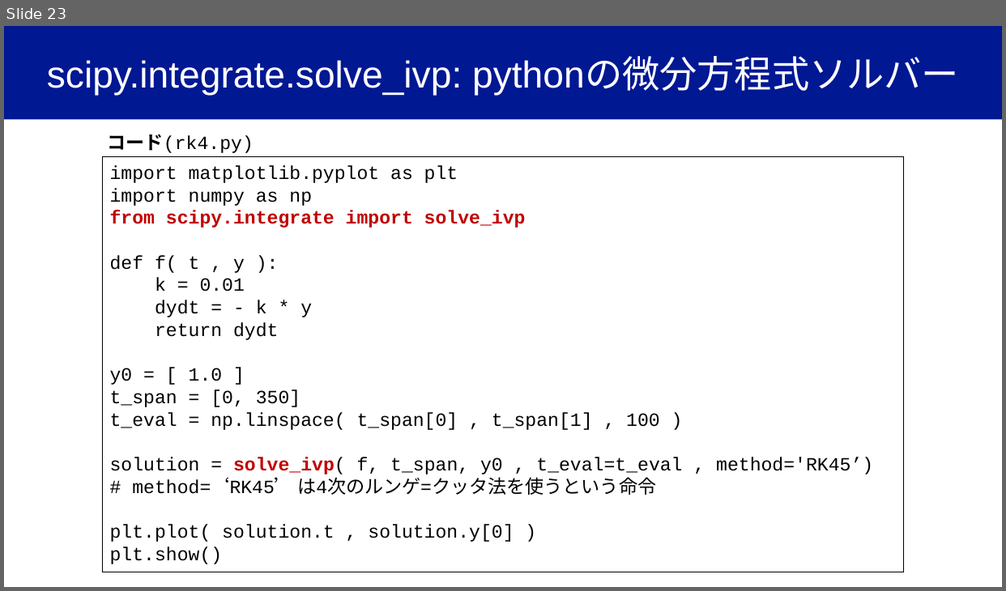
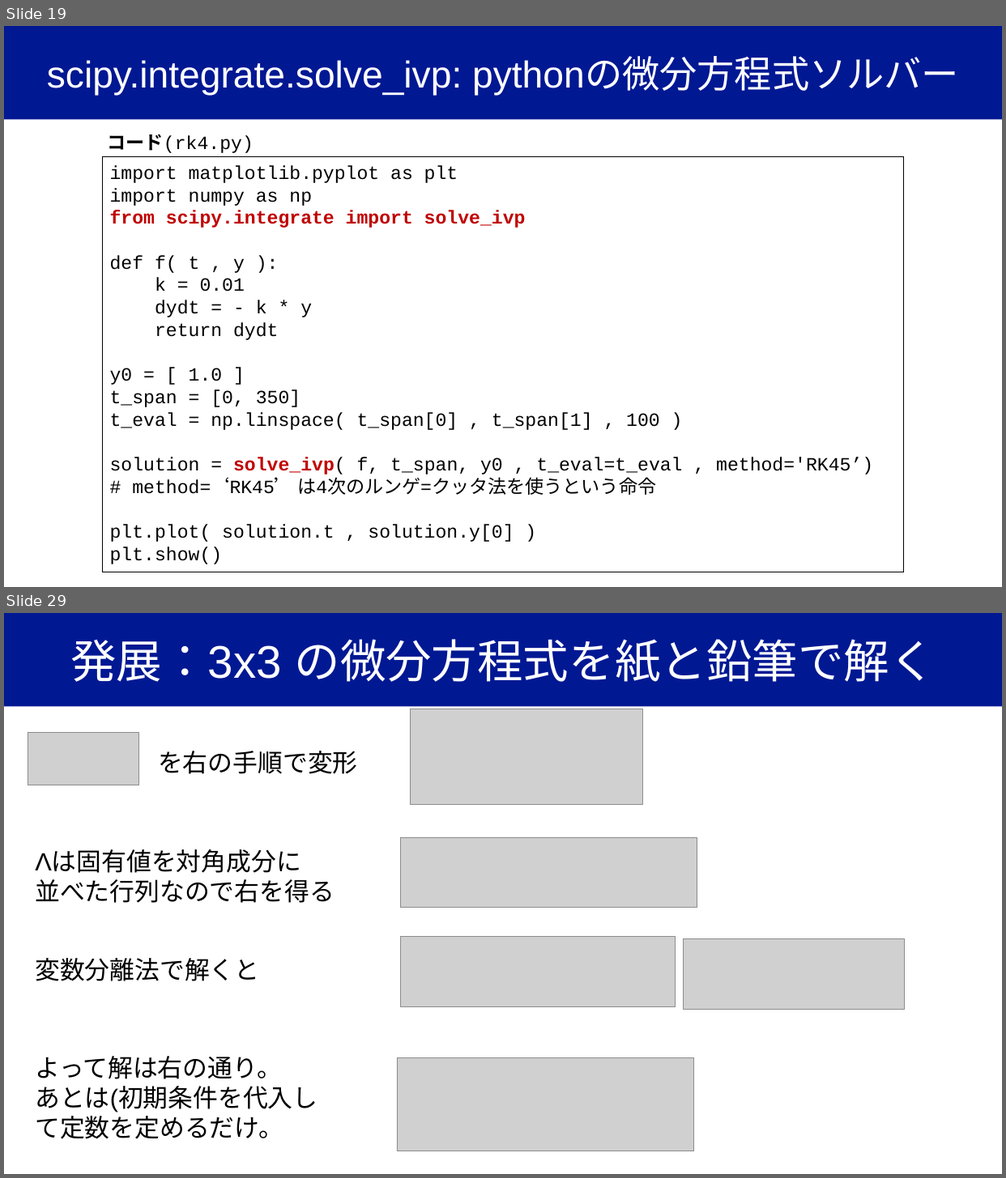
Before and after one commit to YugiLab/Lectures, a slide deck: DS2_2026/Day1/yugi_lecture1_ode.pptx. Shown one above the other, each under a label of ours: slide 23 before the commit, slides 19 and 29 after it; the slides between them are not shown. The pictures are 1006x591 and 1006x1178 pixels, drawn with LibreOffice and Linux fonts; fonts in the diff are those of the drawing; grey boxes stand for pictures. Boxes give left, top, right and bottom in pixels: in the first picture for what was removed or moved away, otherwise in the second. Text is boxed around its words. In the diff, an @@ line names an element or a change of style, - is before the commit and + after.

Commit message:
advanced assignments
いくつかの演習を発展課題に移動

```diff
--- a/DS2_2026/Day1/yugi_lecture1_ode.pptx
+++ b/DS2_2026/Day1/yugi_lecture1_ode.pptx
@@ slide 29 added at [4, 613, 1002, 1174], background #FFFFFF @@
@@ title added at [4, 613, 1002, 707], fill #011893, 44 pt, text #FFFFFF @@
+発展：3x3 の微分方程式を紙と鉛筆で解く
@@ picture added at [411, 709, 642, 805] @@
@@ picture added at [28, 733, 139, 786] @@
@@ text added at [158, 751, 357, 774], 24 pt, text #000000 @@
+を右の手順で変形
@@ text added at [35, 850, 334, 903], 24 pt, text #000000 @@
+Λは固有値を対角成分に
+並べた行列なので右を得る
@@ picture added at [401, 837, 697, 908] @@
@@ picture added at [401, 941, 467, 1003] @@
@@ picture added at [401, 937, 675, 1007] @@
@@ picture added at [683, 939, 905, 1009] @@
@@ text added at [35, 958, 259, 982], 24 pt, text #000000 @@
+変数分離法で解くと
@@ text added at [35, 1056, 317, 1139], 24 pt, text #000000 @@
+よって解は右の通り。
+あとは(初期条件を代入して定数を定めるだけ。
@@ picture added at [397, 1059, 694, 1152] @@
@@ what was slide 23 is now slide 19 @@
```
Also in this commit, not shown: 9 slides changed, 3 other slides added, 2 slides removed, 2 other files.
